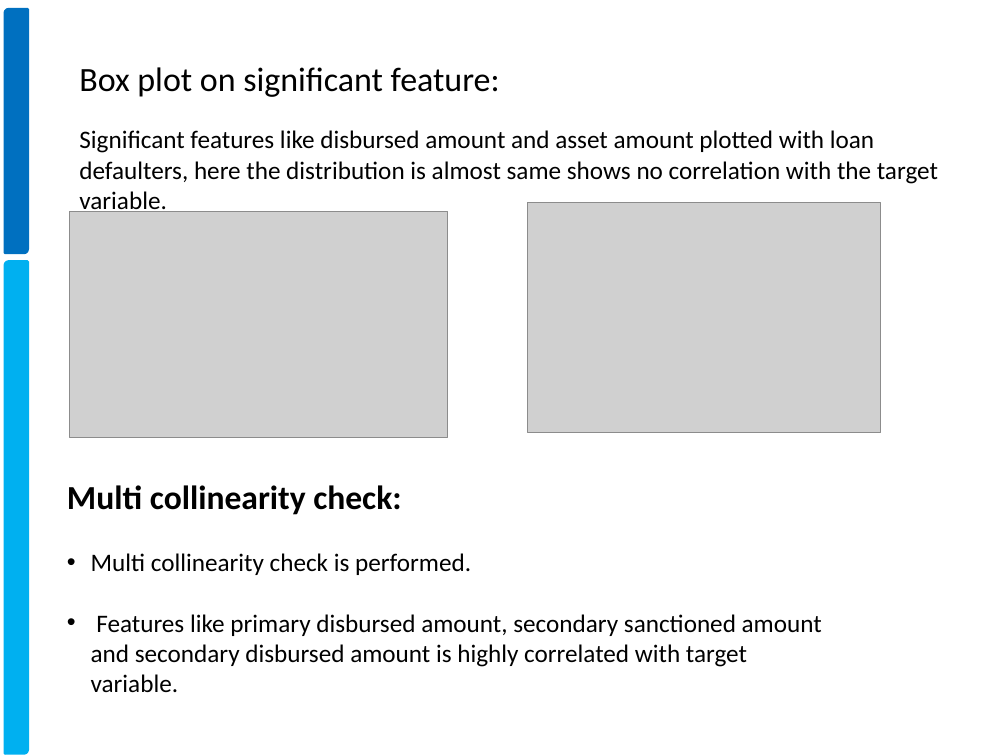
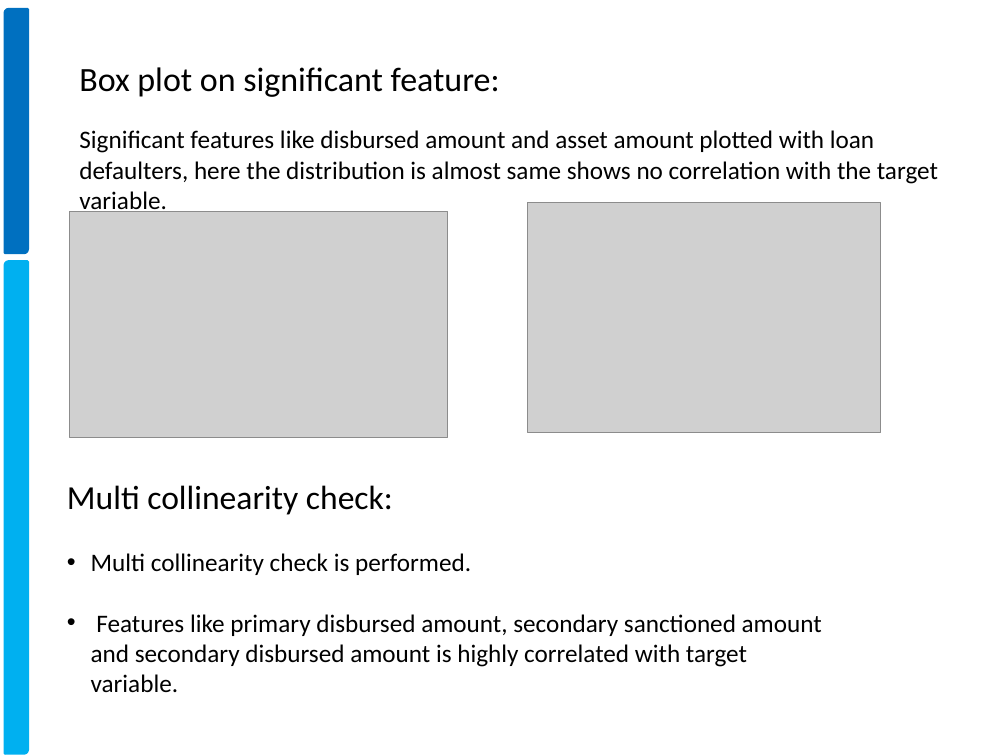
Before and after one commit to xavierigneous/Vehicle-Loan-Default-Prediction, a slide deck: slide 6 of Vehicle Loan Default Prediction.pptx. Drawn at 1008x756 pixels with LibreOffice and Linux fonts; fonts in the diff are those of the drawing; grey boxes stand for pictures; background and template pictures are left out. Boxes give left, top, right and bottom in pixels: in the first picture for what was removed or moved away, otherwise in the second. Text is boxed around its words. In the diff, an @@ line names an element or a change of style, - is before the commit and + after.

```diff
--- a/Vehicle Loan Default Prediction.pptx
+++ b/Vehicle Loan Default Prediction.pptx
@@ text at [67,485,393,515]: bold off in "Multi collinearity check:" @@
```
Also in this commit, not shown: 1 other slide changed.
